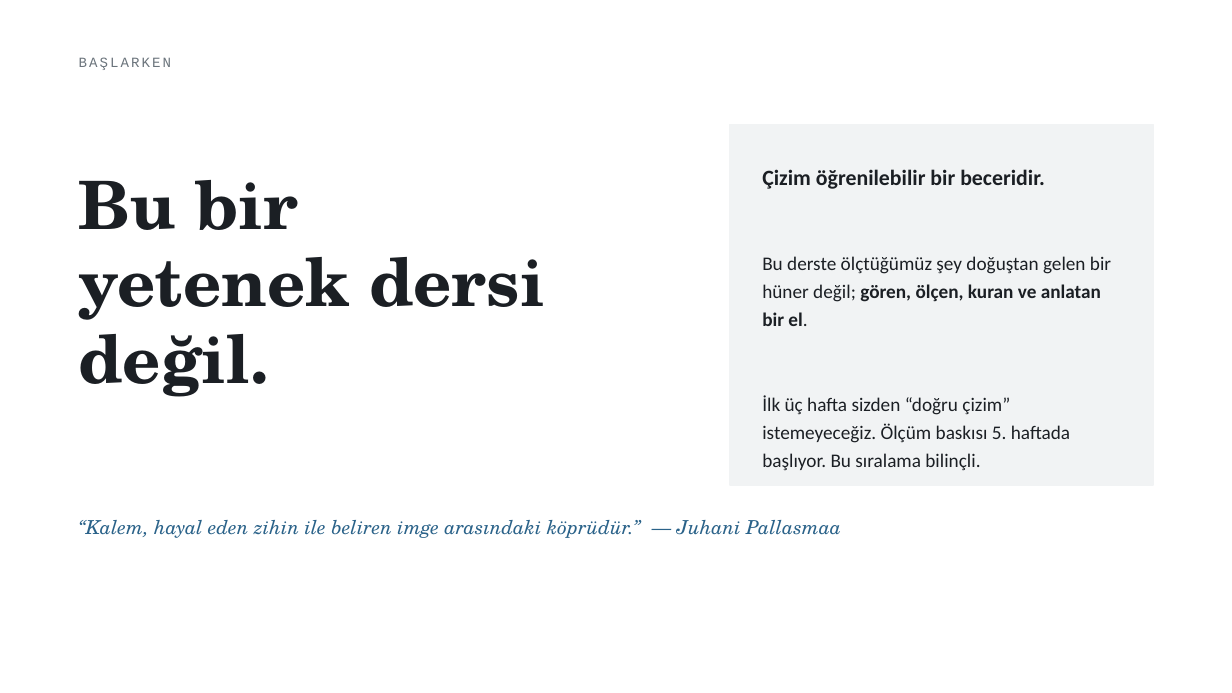
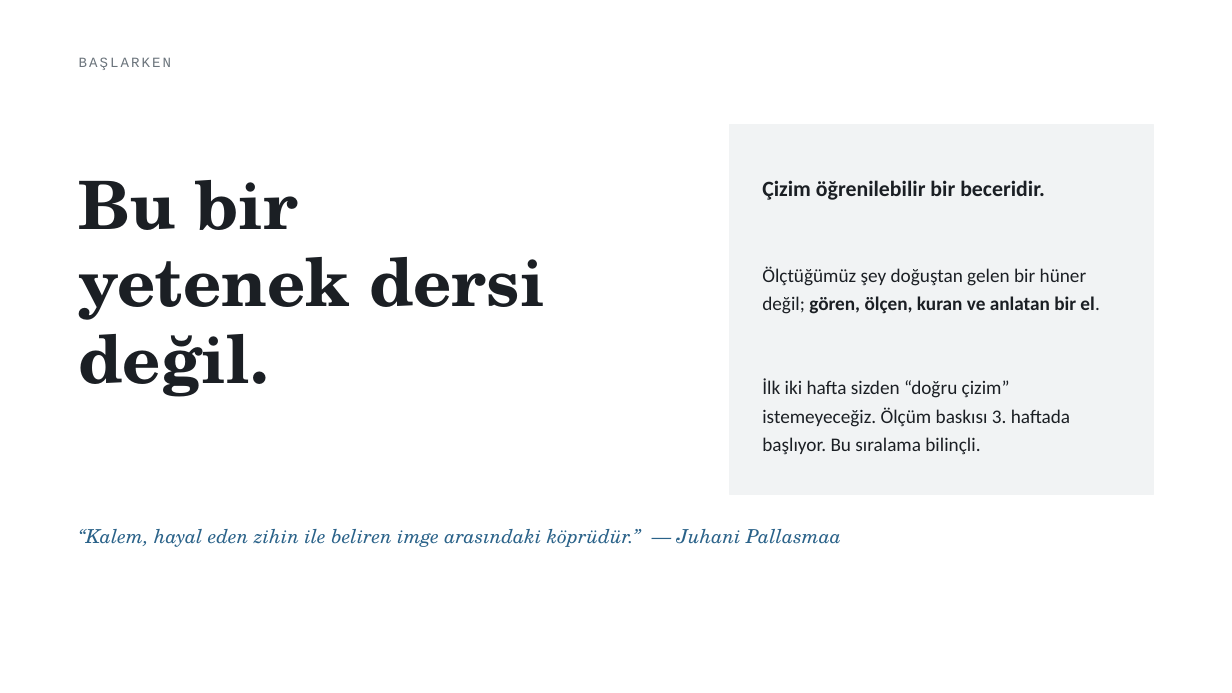
Before and after one commit to bunal91/sanat-ve-mekan, a slide deck: slide 2 of ders/serbest-cizim-teknikleri/02-1hafta-sunum.pptx. Drawn at 1232x693 pixels with LibreOffice and Linux fonts; fonts in the diff are those of the drawing. Boxes give left, top, right and bottom in pixels: in the first picture for what was removed or moved away, otherwise in the second. Text is boxed around its words. In the diff, an @@ line names an element or a change of style, - is before the commit and + after.

```diff
--- a/ders/serbest-cizim-teknikleri/02-1hafta-sunum.pptx
+++ b/ders/serbest-cizim-teknikleri/02-1hafta-sunum.pptx
@@ rectangle: place and size @@
-rectangle at (730,125,1153,485)
+rectangle at (730,125,1153,494)
@@ text at (762,266,1100,455): text changed @@
-Bu derste ölçtüğümüz şey doğuştan gelen bir hüner değil; gören, ölçen, kuran ve anlatan bir el.
-İlk üç hafta sizden “doğru çizim” istemeyeceğiz. Ölçüm baskısı 5. haftada başlıyor. Bu sıralama bilinçli.
+Ölçtüğümüz şey doğuştan gelen bir hüner değil; gören, ölçen, kuran ve anlatan bir el.
+İlk iki hafta sizden “doğru çizim” istemeyeceğiz. Ölçüm baskısı 3. haftada başlıyor. Bu sıralama bilinçli.
@@ text "“Kalem, hayal eden zihin ile ...": place and size @@
-text "“Kalem, hayal eden zihin ile ..." at (79,520,841,538)
+text "“Kalem, hayal eden zihin ile ..." at (79,529,841,547)
```
Also in this commit, not shown: 21 other slides changed, 12 slides added, 11 slides removed, 2 other files.
